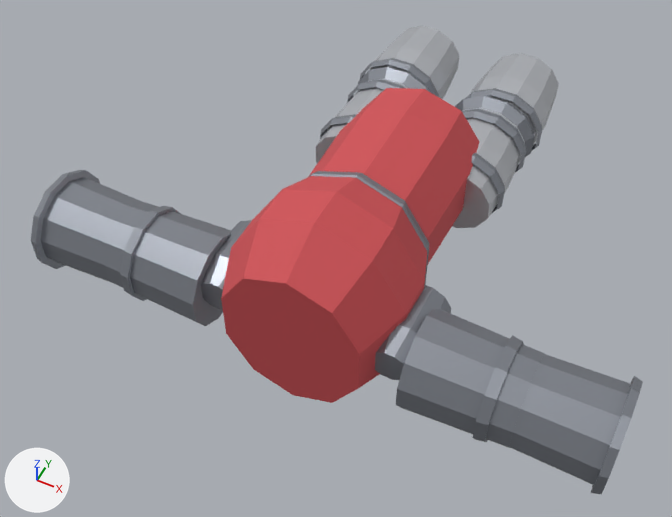
Renders of the glTF model client/public/models/armour/armor_brigandine.glb from each side of a commit.
Camera for both pictures: a 50 mm lens placed at (1.0, -3.69, 2.61), pointed at (-0.11, -1.47, -0.17). The lights are fixed; the arrows at lower left show +X, +Y and +Z. The older version comes first. Vertices at exactly the same position are counted once.

In view in the first picture: 'Abdomen', 'LowerArmL', 'LowerArmR', 'LowerLegL', 'LowerLegR', 'Torso', 'UpperArmL', 'UpperArmR', 'UpperLegL', 'UpperLegR'.
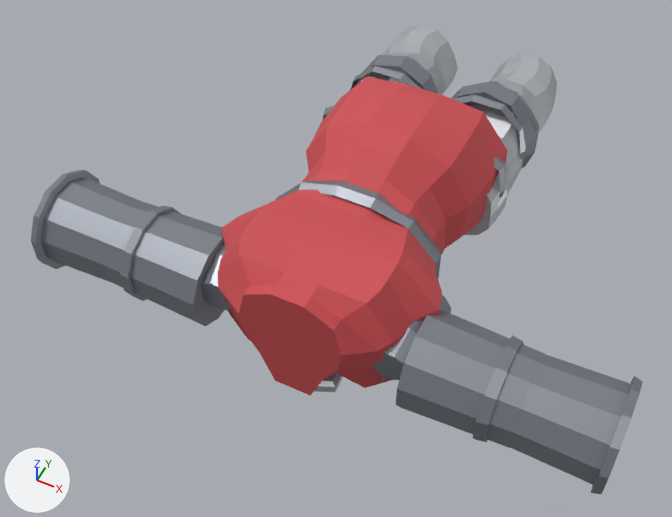
What differs and where, as boxes (x1, y1, x2, y2) in the pictures (672 x 517 px; the box of a moved part takes in the faces that stretch with it):
'Torso', reshaped (8% wider, 7% shorter)
    before: (221, 171, 429, 403)
    after: (218, 180, 442, 395)
'Abdomen', reshaped (20% wider)
    before: (308, 88, 479, 264)
    after: (302, 77, 507, 255)
'UpperLegL', reshaped (6% wider, 17% taller)
    before: (452, 96, 534, 228)
    after: (451, 81, 538, 235)
'LowerLegL', reshaped
    before: (465, 53, 559, 150)
    after: (490, 53, 557, 133)
'UpperLegR', reshaped
    before: (316, 67, 430, 164)
    after: (322, 55, 438, 121)
part 2 of me_lowerlegl_002, rebuilt
    before: (470, 53, 559, 147)
    after: (490, 53, 557, 133)
part 3 of me_lowerlegl_002, rebuilt (mostly hidden afterwards)
    before: (465, 88, 542, 150)
    after: (510, 89, 539, 133)
part 4 of me_torso_002, moved or reshaped (not visible before)
    after: (314, 373, 343, 392)
part 5 of me_torso_002, rebuilt (9% wider, 10% shorter)
    before: (221, 176, 427, 403)
    after: (218, 190, 442, 395)
part 6 of me_torso_002, rebuilt
    before: (309, 171, 429, 285)
    after: (275, 180, 441, 278)
part 7 of me_upperlegl_002, rebuilt
    before: (452, 108, 525, 228)
    after: (465, 104, 523, 235)
part 8 of me_upperlegl_002, rebuilt (10% wider, 42% taller)
    before: (455, 96, 534, 157)
    after: (451, 81, 538, 168)
part 9 of me_upperlegl_002, rebuilt (14% wider, 19% taller)
    before: (462, 109, 526, 172)
    after: (453, 94, 526, 169)
part 10 of me_upperlegl_002, rebuilt
    before: (471, 153, 505, 213)
    after: (494, 157, 505, 198)
part 11 of me_upperlegr_002, rebuilt (mostly hidden afterwards)
    before: (316, 79, 407, 164)
    after: (359, 71, 405, 84)
part 12 of me_upperlegr_002, rebuilt
    before: (358, 67, 430, 92)
    after: (357, 55, 438, 93)
part 13 of me_upperlegr_002, rebuilt
    before: (348, 79, 404, 102)
    after: (350, 66, 422, 90)
part 14 of me_upperlegr_002, rebuilt (mostly hidden)
    before: (320, 114, 356, 139)
    after: (322, 106, 335, 121)

What changed in the scene script:
```text
Change me_abdomen_002:
    remove me_abdomen_002.from_pydata(...)  # 30 vertices, 56 faces; spans x -0.278..0.278, y -1.53..-0.92, z -0.232..0.352
    add me_abdomen_002.from_pydata(...)  # 96 vertices, 188 faces; spans x -0.374..0.374, y -1.53..-0.92, z -0.194..0.389
    me_abdomen_002 part 1: the whole mesh is rebuilt
Change me_lowerlegl_002:
    remove me_lowerlegl_002.from_pydata(...)  # 72 vertices, 116 faces; spans x 0.047..0.425, y -0.63..-0.26, z -0.17..0.17
    add me_lowerlegl_002.from_pydata(...)  # 108 vertices, 188 faces; spans x 0.042..0.41, y -0.63..-0.26, z -0.206..0.212
    me_lowerlegl_002 part 2: the loose piece of 36 vertices spanning x 0.063..0.409, y -0.63..-0.26, z -0.156..0.156 is rebuilt with 72 vertices and now spans x 0.053..0.404, y -0.63..-0.26, z -0.182..0.212
    me_lowerlegl_002 part 3: the loose piece of 36 vertices spanning x 0.047..0.425, y -0.626..-0.574, z -0.17..0.17 is rebuilt with 36 vertices and now spans x 0.042..0.41, y -0.626..-0.574, z -0.206..0.206
Change me_torso_002:
    remove me_torso_002.from_pydata(...)  # 343 vertices, 570 faces; spans x -0.34..0.34, y -2.05..-1.495, z -0.381..0.441
    add me_torso_002.from_pydata(...)  # 407 vertices, 694 faces; spans x -0.47..0.47, y -2.05..-1.495, z -0.282..0.3
    me_torso_002 part 4: the loose piece of 16 vertices spanning x 0.03..0.14, y -2.02..-1.59, z -0.325..-0.266 is moved by (0.0, 0.0, 0.044)
    me_torso_002 part 5: the loose piece of 50 vertices spanning x -0.34..0.34, y -2.05..-1.51, z -0.381..0.441 is rebuilt with 108 vertices and now spans x -0.428..0.428, y -2.05..-1.51, z -0.26..0.297
    me_torso_002 part 6: the loose piece of 30 vertices spanning x -0.291..0.291, y -1.565..-1.495, z -0.322..0.382 is rebuilt with 36 vertices and now spans x -0.338..0.338, y -1.565..-1.495, z -0.22..0.3
    other edits to the shape of me_torso_002 do not show in these pictures
Change me_upperlegl_002:
    remove me_upperlegl_002.from_pydata(...)  # 144 vertices, 232 faces; spans x 0.031..0.409, y -1.12..-0.6, z -0.174..0.174
    add me_upperlegl_002.from_pydata(...)  # 192 vertices, 328 faces; spans x -0.019..0.424, y -1.12..-0.6, z -0.227..0.257
    me_upperlegl_002 part 7: the loose piece of 36 vertices spanning x 0.045..0.395, y -1.12..-0.69, z -0.157..0.157 is rebuilt with 84 vertices and now spans x 0.041..0.414, y -1.12..-0.69, z -0.2..0.224
    me_upperlegl_002 part 8: the loose piece of 36 vertices spanning x 0.031..0.409, y -0.73..-0.6, z -0.174..0.174 is rebuilt with 36 vertices and now spans x 0.007..0.424, y -0.73..-0.6, z -0.227..0.257
    me_upperlegl_002 part 9: the loose piece of 36 vertices spanning x 0.032..0.408, y -0.79..-0.73, z -0.169..0.169 is rebuilt with 36 vertices and now spans x 0.003..0.406, y -0.79..-0.73, z -0.212..0.245
    me_upperlegl_002 part 10: the loose piece of 36 vertices spanning x 0.032..0.408, y -1.05..-0.99, z -0.169..0.169 is rebuilt with 36 vertices and now spans x -0.019..0.41, y -1.05..-0.99, z -0.198..0.232
Change me_upperlegr_002:
    remove me_upperlegr_002.from_pydata(...)  # 144 vertices, 232 faces; spans x -0.409..-0.031, y -1.12..-0.6, z -0.174..0.174
    add me_upperlegr_002.from_pydata(...)  # 192 vertices, 328 faces; spans x -0.424..0.019, y -1.12..-0.6, z -0.227..0.257
    me_upperlegr_002 part 11: the loose piece of 36 vertices spanning x -0.395..-0.045, y -1.12..-0.69, z -0.157..0.157 is rebuilt with 84 vertices and now spans x -0.414..-0.041, y -1.12..-0.69, z -0.2..0.224
    me_upperlegr_002 part 12: the loose piece of 36 vertices spanning x -0.409..-0.031, y -0.73..-0.6, z -0.174..0.174 is rebuilt with 36 vertices and now spans x -0.424..-0.007, y -0.73..-0.6, z -0.227..0.257
    me_upperlegr_002 part 13: the loose piece of 36 vertices spanning x -0.408..-0.032, y -0.79..-0.73, z -0.169..0.169 is rebuilt with 36 vertices and now spans x -0.406..-0.003, y -0.79..-0.73, z -0.212..0.245
    me_upperlegr_002 part 14: the loose piece of 36 vertices spanning x -0.408..-0.032, y -1.05..-0.99, z -0.169..0.169 is rebuilt with 36 vertices and now spans x -0.41..0.019, y -1.05..-0.99, z -0.198..0.232
```
